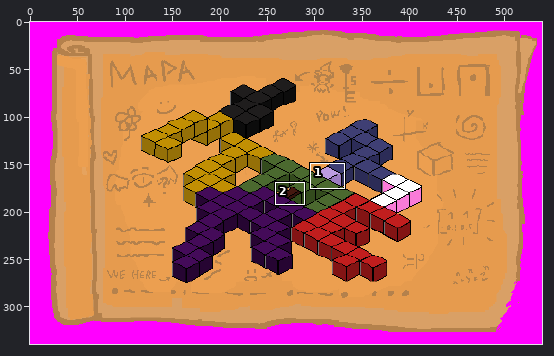
Pixel-art file, stored at _assets/menu/DungeonMap.ase. The first picture is a wide view before the edit; the outline marks the close-up.
Close-up. Before:
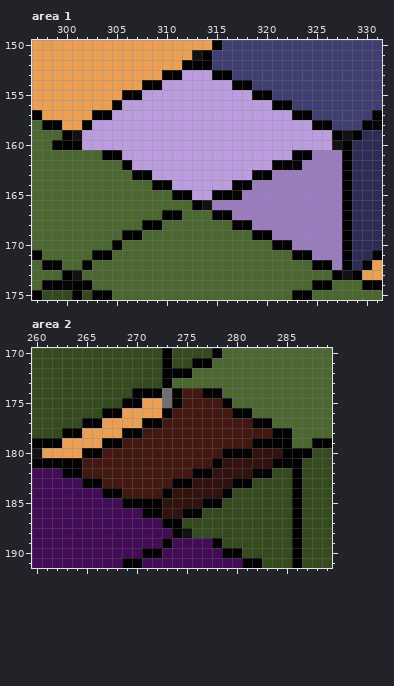
540x340 pixels, 1 frame. Shown: area 1: x 297..331, y 150..175; area 2: x 260..289, y 170..191. The commit also changed other parts of the picture, which this record leaves out.
Now the later version:
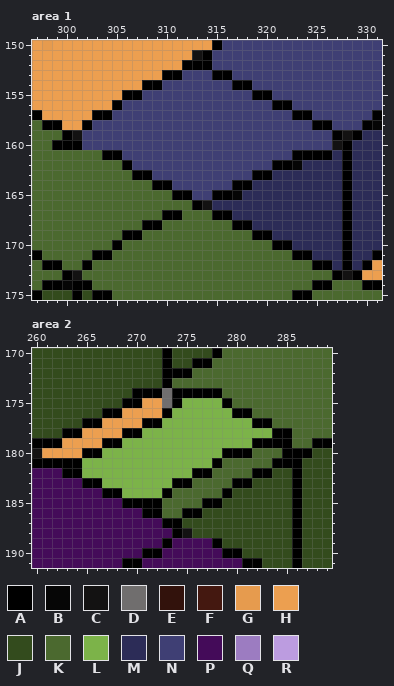
Palette (. is transparent): A #000000  B #060606  C #131212  D #706e6e  E #32120c  F #441810  G #e69b4e  H #ec9f50  J #334b1d  K #4b692f  L #7cb349  M #2c2c57  N #3f3f74  P #440b59  Q #9c7cc1  R #bc9ce0
Difference:
{"where": "area 1, layer \"mapa_antes\""}
{"y":153,"x":312,"old":"RRR","new":"NNN"}
{"y":154,"x":310,"old":"RRRRRRR","new":"NNNNNNN"}
{"y":155,"x":308,"old":"RRRRRRRRRRR","new":"NNNNNNNNNNN"}
{"y":156,"x":306,"old":"RRRRRRRRRRRRRRR","new":"NNNNNNNNNNNNNNN"}
{"y":157,"x":305,"old":"RRRRRRRRRRRRRRRRRR","new":"NNNNNNNNNNNNNNNNNN"}
{"y":158,"x":303,"old":"RRRRRRRRRRRRRRRRRRRRRR","new":"NNNNNNNNNNNNNNNNNNNNNN"}
{"y":159,"x":302,"old":"RRRRRRRRRRRRRRRRRRRRRRRRR","new":"NNNNNNNNNNNNNNNNNNNNNNNNN"}
{"y":160,"x":302,"old":"RRRRRRRRRRRRRRRRRRRRRRRRR","new":"NNNNNNNNNNNNNNNNNNNNNNNNN"}
{"y":161,"x":306,"old":"RRRRRRRRRRRRRRRRR","new":"NNNNNNNNNNNNNNNNN"}
{"y":161,"x":325,"old":"QQQ","new":"AAM"}
{"y":162,"x":307,"old":"RRRRRRRRRRRRRR","new":"NNNNNNNNNNNNNN"}
{"y":162,"x":324,"old":"QQQQ","new":"MMMM"}
{"y":163,"x":309,"old":"RRRRRRRRRR","new":"NNNNNNNNNN"}
{"y":163,"x":321,"old":"QQQQQQQ","new":"MMMMMMM"}
{"y":164,"x":311,"old":"RRRRRR","new":"NNNNNN"}
{"y":164,"x":319,"old":"QQQQQQQQQ","new":"MMMMMMMMM"}
{"y":165,"x":313,"old":"RR","new":"NN"}
{"y":165,"x":318,"old":"QQQQQQQQQQ","new":"MMMMMMMMMM"}
{"y":166,"x":315,"old":"QQQQQQQQQQQQQ","new":"MMMMMMMMMMMMM"}
{"y":167,"x":317,"old":"QQQQQQQQQQQ","new":"MMMMMMMMMMM"}
{"y":168,"x":319,"old":"QQQQQQQQQ","new":"MMMMMMMMM"}
{"y":169,"x":321,"old":"QQQQQQQ","new":"MMMMMMM"}
{"y":170,"x":323,"old":"QQQQQ","new":"MMMMM"}
{"y":171,"x":325,"old":"QQQ","new":"MMM"}
{"y":172,"x":327,"old":"Q","new":"M"}
{"where": "area 2, layer \"mapa_antes\""}
{"y":174,"x":275,"old":"FF","new":"AA"}
{"y":175,"x":275,"old":"FFFF","new":"LLLL"}
{"y":176,"x":274,"old":"FFFFFF","new":"LLLLLL"}
{"y":177,"x":273,"old":"FFFFFFFFF","new":"LLLLLLLLL"}
{"y":178,"x":271,"old":"FFFFFFFFFFFFF","new":"LLLLLLLLLLLLL"}
{"y":179,"x":269,"old":"FFFFFFFFFFFFF","new":"LLLLLLLLLLLLL"}
{"y":180,"x":267,"old":"FFFFFFFFFFFF","new":"LLLLLLLLLLLL"}
{"y":180,"x":282,"old":"EEE","new":"KKK"}
{"y":181,"x":265,"old":"FFFFFFFFFFFFF","new":"LLLLLLLLLLLLL"}
{"y":181,"x":279,"old":"EEEEE","new":"KKKKK"}
{"y":182,"x":265,"old":"FFFFFFFFFFF","new":"LLLLLLLLLLL"}
{"y":182,"x":278,"old":"EEEE","new":"KKKK"}
{"y":183,"x":267,"old":"FFFFFFF","new":"LLLLLLL"}
{"y":183,"x":276,"old":"EEEE","new":"KKKK"}
{"y":184,"x":269,"old":"FFFF","new":"LLLL"}
{"y":184,"x":274,"old":"EEEEE","new":"KKKKK"}
{"y":185,"x":273,"old":"EEEE","new":"KKKK"}
{"y":186,"x":273,"old":"EE","new":"KK"}
{"label":"changed","picture_box":[82,70,342,270]}
{"label":"changed","picture_box":[82,388,282,518]}
